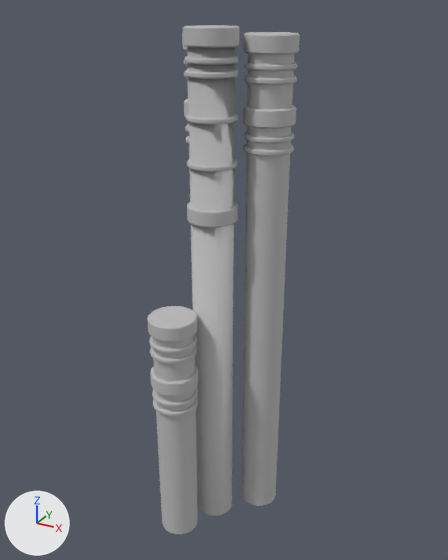
The OBJ model Ratchet and Clank Scene/Assets/3D mODELS/Tricylinder Building.obj as it was, and as the next commit left it.
The view is the same before and after, from a 50 mm lens placed at (17.4, -30.3, 24.8), pointed at (0.4, 0.7, 9.3). Arrows for +X, +Y and +Z are at lower left; the lights stay in place. Where no turn or scale is listed for an object, it has been applied to the vertices. Vertices at the same position are counted once.

Before the edit, the objects in view are built like this:
```python
me_tricylinder_building = bpy.data.meshes.new('Tricylinder Building')
me_tricylinder_building.from_pydata(...)  # 3028 vertices, 2640 faces; spans x -3.2..4.0, y -4.1..4.1, z -8.3..23.9
me_tricylinder_building.materials.append(mat_initialshadinggroup)  # grey #bcbcbc
ob_tricylinder_building = bpy.data.objects.new('Tricylinder Building', me_tricylinder_building)
ob_tricylinder_building.location = (0.0, 0.0, 0.0)
```
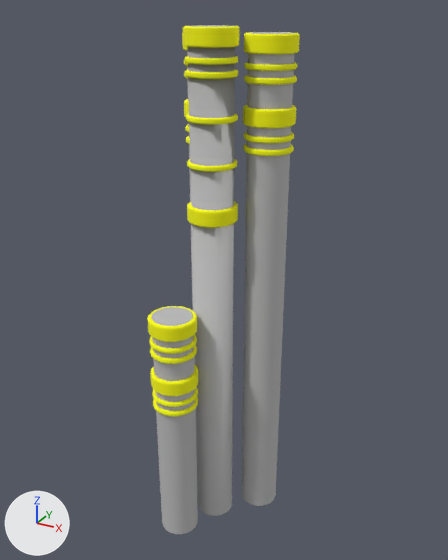
The newer file is also turned or shifted as a whole; pictures and numbers use the older file's frame.

Pixel boxes [x1, y1, x2, y2] of what changed, in the pictures (448 x 560 px):
part 1 of me_tricylinder_building, recoloured (grey to yellow)
    both: [182, 25, 300, 228]
part 2 of me_tricylinder_building, recoloured (grey to yellow)
    both: [147, 306, 198, 416]

Edits to the bpy script that builds the scene:
```text
Add mat_lambert3sg:
    mat_lambert3sg = principled_material('lambert3SG')
    mat_lambert3sg.base_color = (1.0, 1.0, 0.0)  # yellow #ffff00
    mat_lambert3sg.roughness = 1.0
Change me_tricylinder_building:
    where me_tricylinder_building.from_pydata(...)  # 3028 vertices, 2640 faces; spans x -3.2..4.0, y -4.1..4.1, z -8.3..23.9
    used by ob_tricylinder_building; location = (0.0, 0.0, 0.0)
    me_tricylinder_building part 1: 1800 of the faces centred in x -3.1..4.0, y -1.5..4.1, z 13.3..23.9 switch from mat_initialshadinggroup (grey #bcbcbc) to mat_lambert3sg (yellow #ffff00)
    me_tricylinder_building part 2: 600 of the faces centred in x -2.8..0.1, y -4.1..-1.2, z 1.5..7.8 switch from mat_initialshadinggroup (grey #bcbcbc) to mat_lambert3sg (yellow #ffff00)
```
